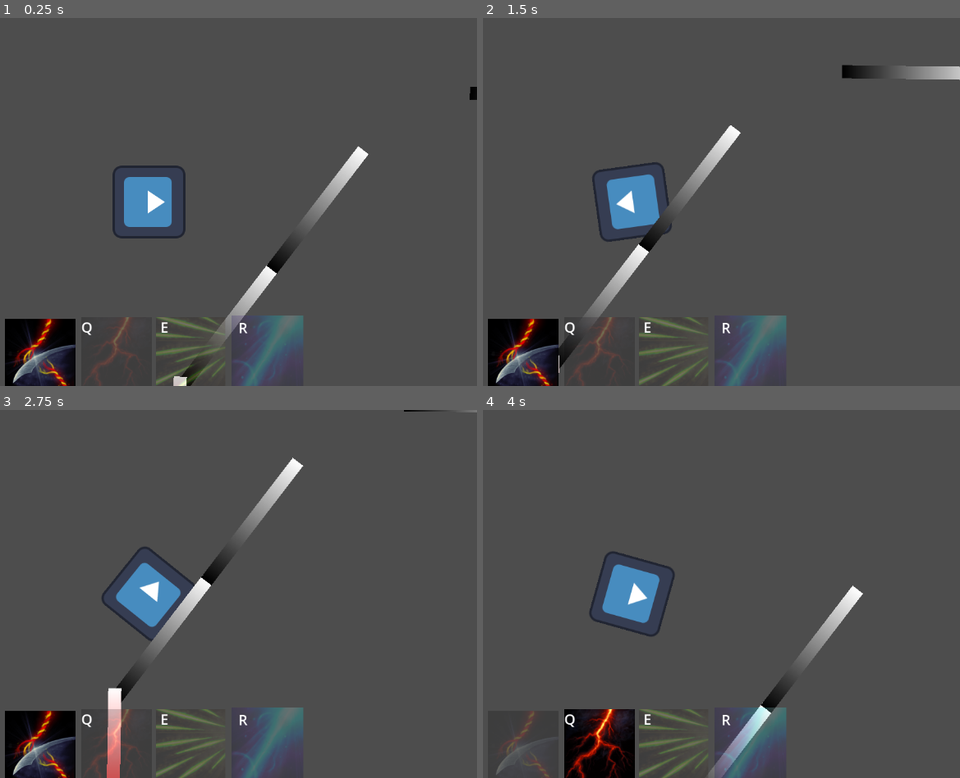
Above: before the commit, frames 1-4 (two rows, left to right).
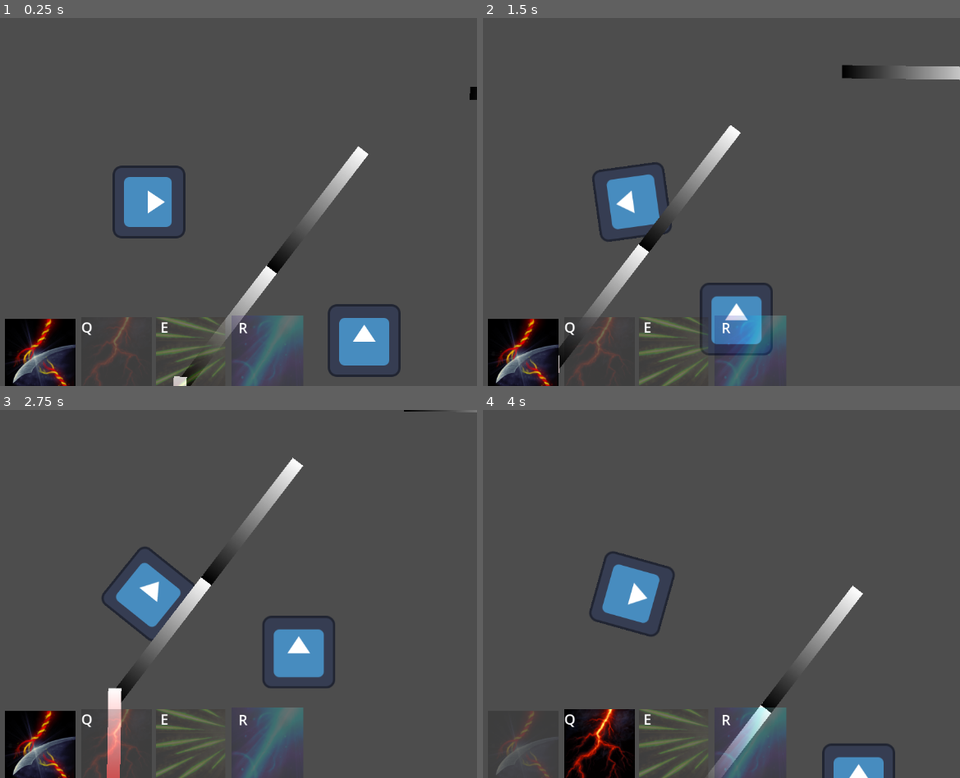
Above: after the commit, the same moments.

Repository: EamonnMR/chrome-crusher
Game: Godot game, scene res://Main.tscn
Same seed, same stepped clock (60 frames per second), same inputs: the game is played once before the commit and once after it. The engine's default icon, where the game draws it, is replaced by a stand-in: a white triangle on a blue panel in a dark square.
Inputs (mouse positions are in pixels of both pictures, inside the frame that each line leads up to):
- Up to frame 1 (0.25 s): no input
- Up to frame 2 (1.5 s): tap Enter at 0.5 s; move the mouse to (773, 183) at 0.52 s; hold D 0.53-1.28 s; hold R 0.53-1.28 s; move the mouse to (502, 220) at 1.27 s; hold S from 1.28 s (still down); right-click (502, 220) at 1.35 s
- Up to frame 3 (2.75 s): tap R at 1.55, 2.3 s; move the mouse to (214, 513) at 2.02 s; release S at 2.03 s; press the mouse at (214, 513) at 2.03 s; hold D from 2.03 s (still down)
- Up to frame 4 (4 s): tap Space at 2.75 s; move the mouse to (597, 667) at 2.77 s; release D at 2.78 s; release the mouse at (597, 667) at 2.78 s; hold W 2.78-3.53 s; tap R at 2.85, 3.8 s; move the mouse to (826, 649) at 3.52 s; hold A from 3.53 s (still down); hold Q from 3.53 s (still down)

The runs differ from the first frame. In frame 1, 1.7% of the frame differs, in the area x 68-84%, y 77-98%; in frame 2, 1.8%; in frame 3, 1.8%, in the area x 55-71%, y 55-76%; in frame 4, 0.8%.

Commit message:
Foe charges player when they get LOS

Diff:
--- a/Foe.gd
+++ b/Foe.gd
@@ -1,10 +1,77 @@
 extends CharacterBody2D
 
-const SPEED = 300.0
+const SPEED = 100.0
 const JUMP_VELOCITY = -400.0
 
+var players_in_detect_radius = []
+
+var target: CharacterBody2D = null
+
+enum STATE {
+	#PATROL,
+	IDLE,
+	#MOVING_TO_LAST_KNOWN_POSITION,
+	#SPOT_DELAY,
+	#SHOOTING,
+	RUSHING,
+	#ATTACK_DELAY,
+	#ATTACKING
+}
+
+var state: STATE = STATE.IDLE
+
 func _physics_process(delta):
+	match state:
+		STATE.IDLE:
+			_check_visible_player()
+		STATE.RUSHING:
+			_process_rushing(delta)
 	move_and_slide()
+
+func _check_visible_player() -> void:
+	for possible_target in players_in_detect_radius:
+		if _has_los(possible_target):
+			_change_state_rush(possible_target)
+
+func _has_los(los_target) -> bool:
+	var space_state = get_world_2d().direct_space_state
+	var result = space_state.intersect_ray(
+		PhysicsRayQueryParameters2D.create(
+		global_position,
+		los_target.global_position,
+		17, [self])
+	)
+	if result.has("collider"):
+		if result.collider == los_target:
+			return true
+		else:
+			return false
+	else:
+		return false
+
+func _process_rushing(delta) -> void:
+	if is_instance_valid(target):
+		rotation = global_position.angle_to_point(target.global_position) + PI/2
+		velocity = Vector2(SPEED,0).rotated(rotation - PI/2)
+	else:
+		_change_state_idle()
+
+func _change_state_idle() -> void:
+	target = null
+	state = STATE.IDLE
+
+func _change_state_rush(new_target) -> void:
+	target = new_target
+	state = STATE.RUSHING
 
 func damage(color):
 	queue_free()
+
+func _on_detect_area_body_entered(body):
+	if body in get_tree().get_nodes_in_group("players"):
+		players_in_detect_radius.append(body)
+
+
+func _on_detect_area_body_exited(body):
+	if body in get_tree().get_nodes_in_group("players"):
+		players_in_detect_radius.erase(body)
--- a/Main.tscn
+++ b/Main.tscn
@@ -29,6 +29,7 @@
 rotation = 0.0106161
 
 [node name="Foe" parent="." instance=ExtResource("4_00mtn")]
+position = Vector2(378, 244)
 
 [node name="Wall5" parent="." instance=ExtResource("5_hnlxj")]
 position = Vector2(53, 440)
--- a/Player.gd
+++ b/Player.gd
@@ -13,6 +13,8 @@
 # Get the gravity from the project settings to be synced with RigidBody nodes.
 var gravity = ProjectSettings.get_setting("physics/2d/default_gravity")
 
+func _ready():
+	enable_hits()
 
 func _physics_process(delta):
 	var direction = $ChordedController.get_motion()
@@ -44,7 +46,7 @@
 
 # TODO: Make this color-specific?
 func enable_hits():
-	collision_layer = 2 #player
+	collision_layer = 2+16 #player + player-detect
 
 func disable_hits():
-	collision_layer = 0
+	collision_layer = 16
--- a/entities/foe.tscn
+++ b/entities/foe.tscn
@@ -1,19 +1,34 @@
-[gd_scene load_steps=4 format=3 uid="uid://bhu1vnfq82ex4"]
+[gd_scene load_steps=6 format=3 uid="uid://bhu1vnfq82ex4"]
 
 [ext_resource type="Script" path="res://Foe.gd" id="1_ybyg4"]
+[ext_resource type="PackedScene" uid="uid://bxswa1i4ft2xs" path="res://component/melee_weapon.tscn" id="2_0cui2"]
 [ext_resource type="Texture2D" uid="uid://di8ha6ppvagus" path="res://icon.svg" id="2_3r14v"]
 
 [sub_resource type="RectangleShape2D" id="RectangleShape2D_oionb"]
 size = Vector2(128, 127)
 
+[sub_resource type="CircleShape2D" id="CircleShape2D_r4bqt"]
+radius = 545.529
+
 [node name="Foe" type="CharacterBody2D"]
 collision_layer = 4
 script = ExtResource("1_ybyg4")
 
+[node name="MeleeWeapon" parent="." instance=ExtResource("2_0cui2")]
+mask = 2
+
 [node name="CollisionShape2D" type="CollisionShape2D" parent="."]
-position = Vector2(839, 222.5)
 shape = SubResource("RectangleShape2D_oionb")
 
 [node name="Sprite" type="Sprite2D" parent="."]
-position = Vector2(839, 222)
 texture = ExtResource("2_3r14v")
+
+[node name="DetectArea" type="Area2D" parent="."]
+collision_layer = 0
+collision_mask = 16
+
+[node name="CollisionShape2D" type="CollisionShape2D" parent="DetectArea"]
+shape = SubResource("CircleShape2D_r4bqt")
+
+[connection signal="body_entered" from="DetectArea" to="." method="_on_detect_area_body_entered"]
+[connection signal="body_exited" from="DetectArea" to="." method="_on_detect_area_body_exited"]
--- a/player.tscn
+++ b/player.tscn
@@ -15,8 +15,8 @@
 [sub_resource type="CircleShape2D" id="CircleShape2D_1y61n"]
 radius = 56.0089
 
-[node name="Player" type="CharacterBody2D"]
-collision_layer = 2
+[node name="Player" type="CharacterBody2D" groups=["players"]]
+collision_layer = 18
 script = ExtResource("1_nlh1m")
 
 [node name="Sprite" type="Sprite2D" parent="."]
--- a/project.godot
+++ b/project.godot
@@ -38,7 +38,4 @@
 2d_physics/layer_2="player"
 2d_physics/layer_3="npc"
 2d_physics/layer_4="npc-projectile"
-2d_physics/layer_5="damager-colorless"
-2d_physics/layer_6="damage-red"
-2d_physics/layer_7="damage-green"
-2d_physics/layer_8="damage-blue"
+2d_physics/layer_5="player-detect"
